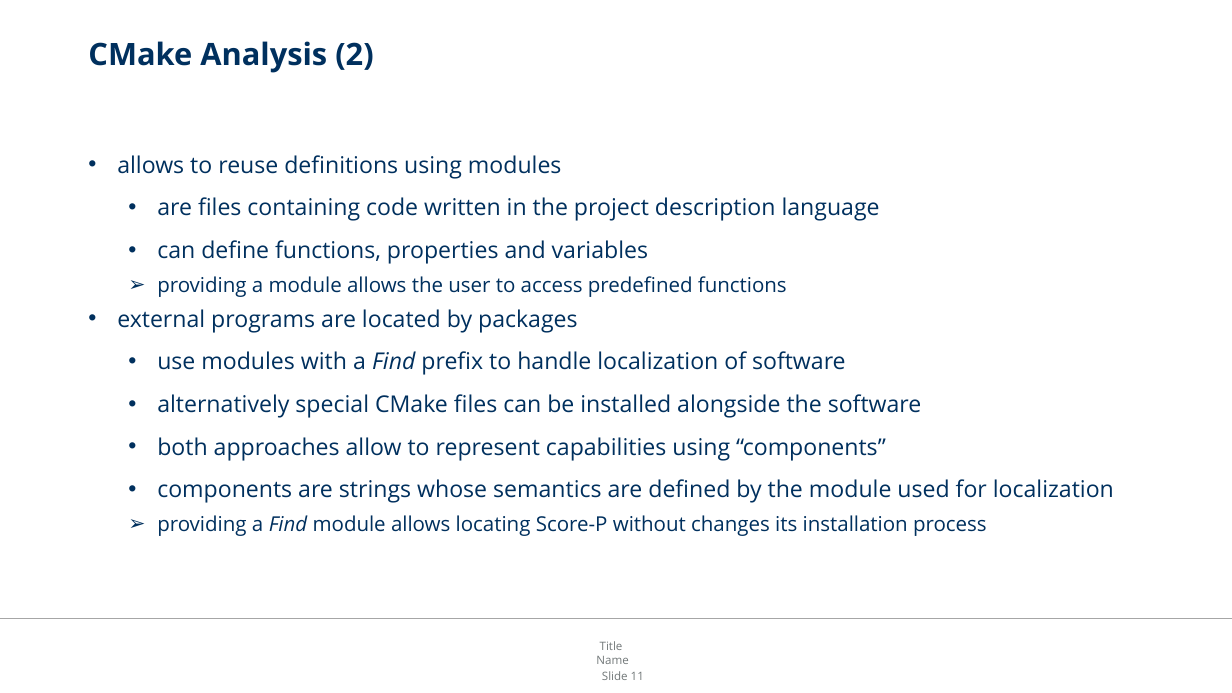
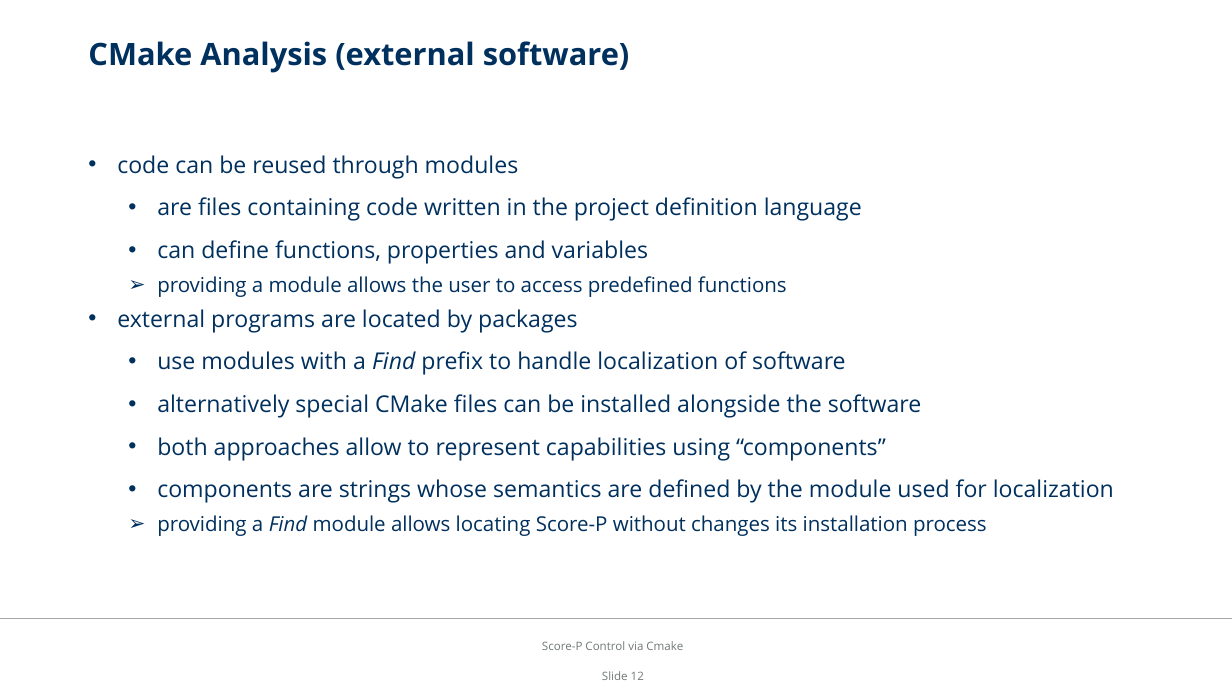
Before and after one commit to Deric-W/FindScoreP, a slide deck: slide 12 of paper/presentation.pptx (slide 11 before the commit). Drawn at 1232x693 pixels with LibreOffice and Linux fonts; fonts in the diff are those of the drawing; background and template pictures are left out. Boxes give left, top, right and bottom in pixels: in the first picture for what was removed or moved away, otherwise in the second. Text is boxed around its words. In the diff, an @@ line names an element or a change of style, - is before the commit and + after.

```diff
--- a/paper/presentation.pptx
+++ b/paper/presentation.pptx
@@ title at bbox=[88, 41, 630, 73]: text changed @@
-CMake Analysis (2)
+CMake Analysis (external software)
@@ text at bbox=[117, 155, 862, 221]: text changed @@
-• allows to reuse definitions using modules
-  • are files containing code written in the project description language
+• code can be reused through modules
+  • are files containing code written in the project definition language
@@ text added at bbox=[542, 641, 683, 650], 9 pt, text #727879 @@
+Score-P Control via Cmake
@@ text removed at bbox=[596, 641, 628, 664] @@
-Title
-Name
@@ page number at bbox=[602, 671, 644, 680]: text changed @@
-Slide 11
+Slide 12
```
Also in this commit, not shown: 21 other slides changed, 4 slides added, 1 slide removed, 6 other files.
